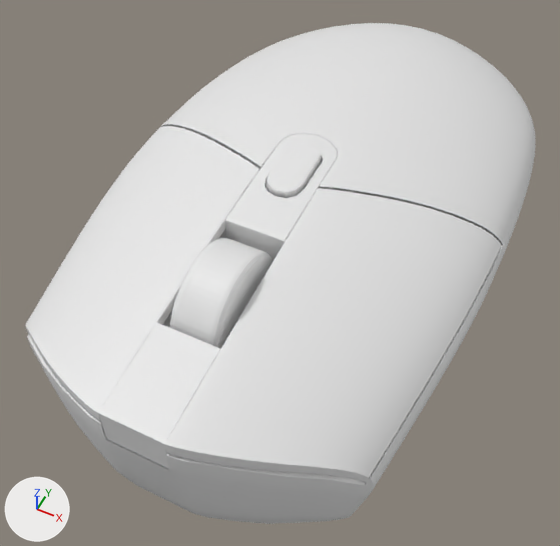
The FBX model Assets/Prefabs/OfficeObjects/Mouse1.fbx as it was, and as the next commit left it.
The view is the same before and after, from a 50 mm camera at (0.114, -0.276, 0.322) aimed at (-0.007, -0.035, 0.021). The axes (+X, +Y, +Z) are drawn at lower left. The lights are the same throughout. The first picture is the older version.

Names of what the first picture shows: 'Mouse1_Body1', 'Mouse1_Body2', 'Mouse1_Buttons', 'Mouse1_Wheel'.
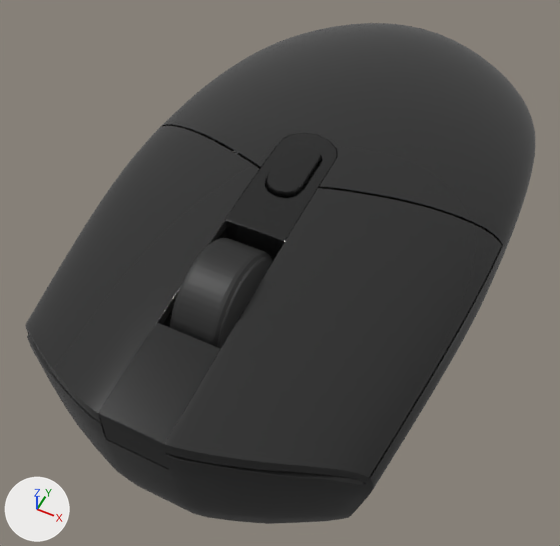
Where the change shows, as pixel boxes (x1, y1, x2, y2) in the pictures (560 x 546 px):
'Mouse1_Body2', recoloured (white to black): (25, 23, 535, 483) in both
'Mouse1_Buttons', recoloured (white to black): (98, 133, 337, 469) in both
'Mouse1_Body1', recoloured: (27, 128, 504, 524) in both
'Mouse1_Wheel', recoloured (white to black): (170, 238, 273, 349) in both

The change, as a list of edits to the scene's bpy script:
```text
Add mat_display:
    mat_display = principled_material('Display')
    mat_display.base_color = (0.01, 0.01, 0.01)  # black #191919
    mat_display.roughness = 0.2
Add mat_plastic_smooth:
    mat_plastic_smooth = principled_material('Plastic_Smooth')
    mat_plastic_smooth.base_color = (0.02, 0.02, 0.02)  # black #272727
    mat_plastic_smooth.roughness = 0.2
Add mat_plastic_rough:
    mat_plastic_rough = principled_material('Plastic_Rough')
    mat_plastic_rough.base_color = (0.02, 0.02, 0.02)  # black #272727
Change me_mesh:
    where me_mesh.from_pydata(...)  # 723 vertices, 680 faces; spans x -0.169..-0.008, y -0.014..0.014, z -0.005..0.036
    add me_mesh.materials.append(mat_display)  # black #191919
Change me_plane_041:
    where me_plane_041.from_pydata(...)  # 1631 vertices, 1494 faces; spans x -1.69..1.75, y -0.96..0.96, z -0.32..0.34
    add me_plane_041.materials.append(mat_plastic_smooth)  # black #272727
Change me_plane_038:
    where me_plane_038.from_pydata(...)  # 1360 vertices, 1219 faces; spans x -0.17..0.175, y -0.097..0.096, z -0.06..0.006
    add me_plane_038.materials.append(mat_plastic_smooth)  # black #272727
Change me_circle_042:
    where me_circle_042.from_pydata(...)  # 704 vertices, 642 faces; spans x -4.67..-2.67, y -0.69..1.31, z -0.41..0.41
    add me_circle_042.materials.append(mat_plastic_rough)  # black #272727
```
